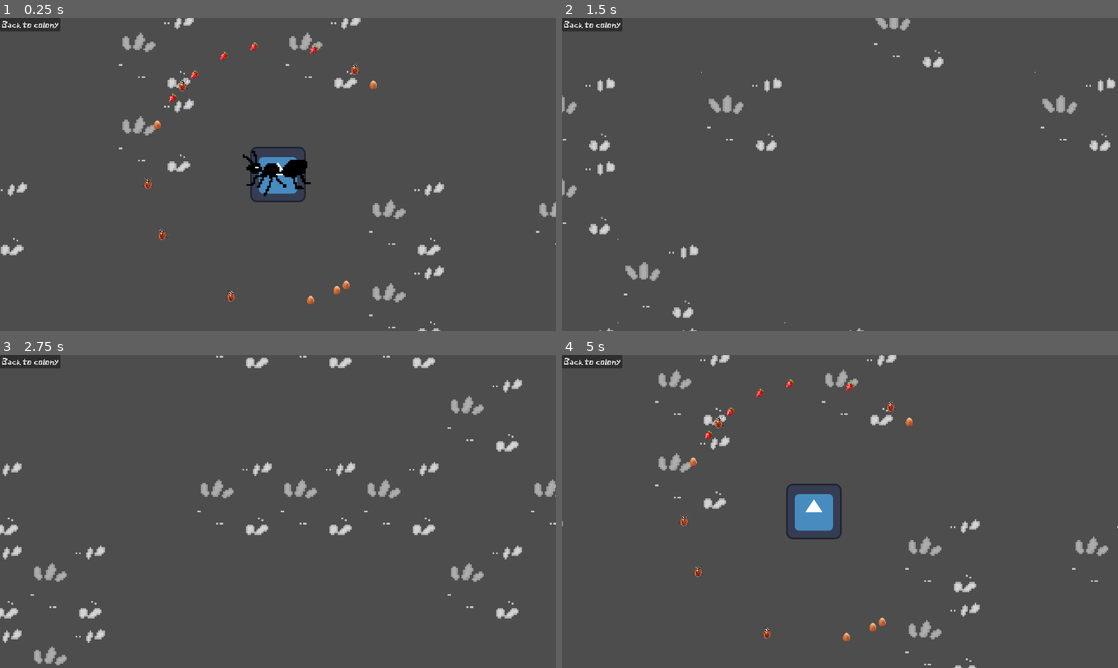
Above: before the commit, frames 1-4 (two rows, left to right).
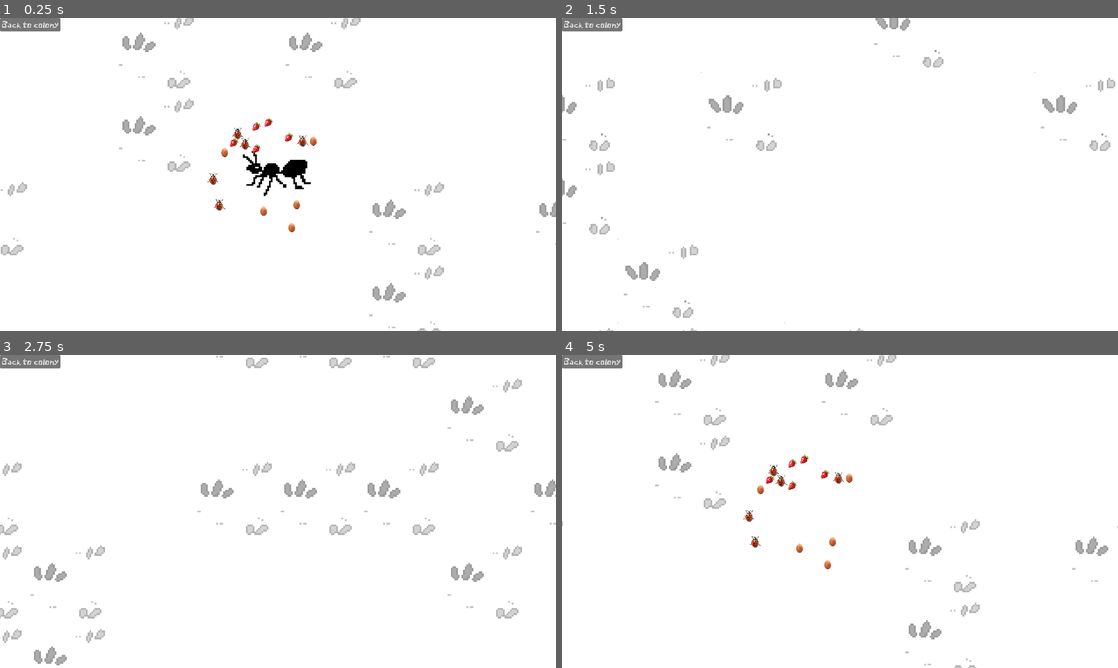
Above: after the commit, the same moments.

Repository: BongHead/GameJam2026
Game: Godot game, scene res://World.tscn
Same seed, same stepped clock (60 frames per second), same inputs: the game is played once before the commit and once after it. The engine's default icon, where the game draws it, is replaced by a stand-in: a white triangle on a blue panel in a dark square.
Inputs (mouse positions are in pixels of both pictures, inside the frame that each line leads up to):
- Up to frame 1 (0.25 s): no input
- Up to frame 2 (1.5 s): hold D (right) 0.53-1.28 s; click (840, 174) at 0.67 s; move the mouse to (728, 190) at 1.27 s; hold S (down) from 1.28 s (still down)
- Up to frame 3 (2.75 s): move the mouse to (333, 442) at 2.02 s; release S (down) at 2.03 s; hold D (right) from 2.03 s (still down)
- Up to frame 4 (5 s): move the mouse to (812, 574) at 2.77 s; release D (right) at 2.78 s; hold W (up) 2.78-3.53 s; click (812, 574) at 2.92 s; move the mouse to (1006, 558) at 3.52 s; hold A (left) from 3.53 s (still down); move the mouse to (673, 464) at 4.27 s

The runs differ from the first frame. In frame 1, 98% of the frame differs, in the area x 0-100%, y 0-100%; in frame 2, 98%; in frame 3, 97%; in frame 4, 98%.

Commit message:
update project.godot

Diff:
--- a/gamejam2026/World.tscn
+++ b/gamejam2026/World.tscn
@@ -1,15 +1,11 @@
-[gd_scene load_steps=9 format=4 uid="uid://bxuitaado5ppd"]
+[gd_scene load_steps=7 format=4 uid="uid://bxuitaado5ppd"]
 
 [ext_resource type="Texture2D" uid="uid://b8qdm5f1602ab" path="res://icon.svg" id="1_f7gfw"]
 [ext_resource type="Script" path="res://camera_2d.gd" id="1_o0ekc"]
 [ext_resource type="Script" path="res://world.gd" id="1_t0vh2"]
 [ext_resource type="FontFile" uid="uid://l54s50lamel2" path="res://fonts/AntFont-Regular (1).ttf" id="3_ufpr5"]
-[ext_resource type="Script" path="res://anthill.gd" id="4_0gpe0"]
-[ext_resource type="PackedScene" path="res://Ant.tscn" id="4_fc4m6"]
-[ext_resource type="PackedScene" path="res://Tilemap.tscn" id="6_cx25r"]
-
-[sub_resource type="RectangleShape2D" id="RectangleShape2D_rrt27"]
-size = Vector2(128, 128)
+[ext_resource type="PackedScene" uid="uid://dihq08bs81jya" path="res://Ant.tscn" id="4_fc4m6"]
+[ext_resource type="PackedScene" uid="uid://c61yt5i7empdr" path="res://Tilemap.tscn" id="6_cx25r"]
 
 [node name="Node2D" type="Node2D"]
 script = ExtResource("1_t0vh2")
@@ -31,16 +27,9 @@
 scale = Vector2(20, 20)
 texture = ExtResource("1_f7gfw")
 
-[node name="main hive" type="Sprite2D" parent="."]
+[node name="Sprite2D2" type="Sprite2D" parent="."]
+visible = false
 texture = ExtResource("1_f7gfw")
-
-[node name="Area2D" type="Area2D" parent="main hive"]
-collision_layer = 2
-collision_mask = 2
-script = ExtResource("4_0gpe0")
-
-[node name="hive_CollisionShape2D" type="CollisionShape2D" parent="main hive/Area2D"]
-shape = SubResource("RectangleShape2D_rrt27")
 
 [node name="Ant" parent="." instance=ExtResource("4_fc4m6")]
 
@@ -48,4 +37,3 @@
 tile_map_data = PackedByteArray("AABu/7T/AAAAAAEAAABu/7X/AAAAAAEAAABu/7f/AAAAAAEAAABu/7j/AAAAAAEAAABu/7n/AAAAAAEAAABu/8 …(210688 unchanged characters)…
 
 [connection signal="pressed" from="Hud/Back to colony" to="Camera2D" method="_on_back_to_colony_pressed"]
-[connection signal="input_event" from="main hive/Area2D" to="main hive/Area2D" method="_on_input_event"]
--- a/gamejam2026/project.godot
+++ b/gamejam2026/project.godot
@@ -21,7 +21,6 @@
 window/size/viewport_height=720
 window/size/mode=2
 window/stretch/mode="viewport"
-window/stretch/scale_mode="integer"
 
 [input]
 
@@ -60,3 +59,7 @@
 
 2d_physics/layer_1="world"
 2d_physics/layer_2="interactions"
+
+[rendering]
+
+environment/defaults/default_clear_color=Color(1, 1, 1, 1)
--- a/gamejam2026/world.gd
+++ b/gamejam2026/world.gd
@@ -17,7 +17,7 @@
 	var food =[fruit_node,insect_node,worms_eggs_node]
 	for thing in food:
 		for x in range(5):
-			place_resources_on_map(300,300,thing)
+			place_resources_on_map(78,156,thing)
 
 	#lets think about this, let generate a fix amount of
 	#resources of the same tier at the beguinning, so i must tier
Not shown: 1 places in gamejam2026/Tilemap.tscn that only renumber resources
